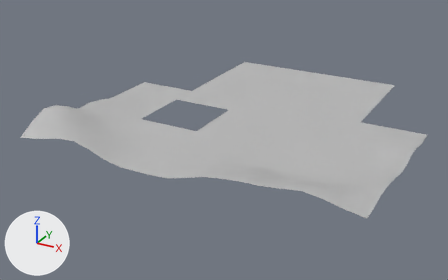
A saved change to the FBX model MovistarExperience/MovistarCity/SM_Floor/SM_Floor.fbx.
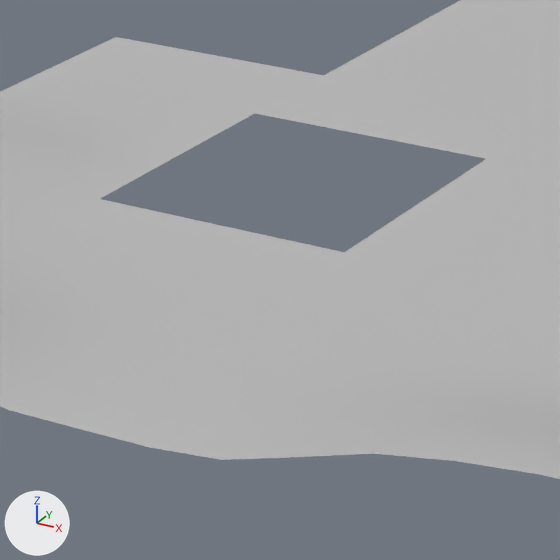
Old and new are each drawn whole from a 50 mm lens placed at (147.3, -256.7, 133.7), pointed at (-13.2, 35.0, -12.2) and again close up on the part from 26% to 55% of the width and 26% to 72% of the height. Every picture has the same lights, and +X, +Y and +Z are marked at lower left. Where no turn or scale is listed for an object, it has been applied to the vertices.

Objects in the first close-up: 'SM_Floor'.
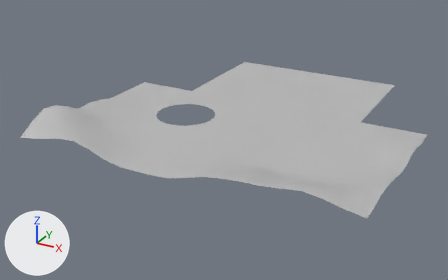
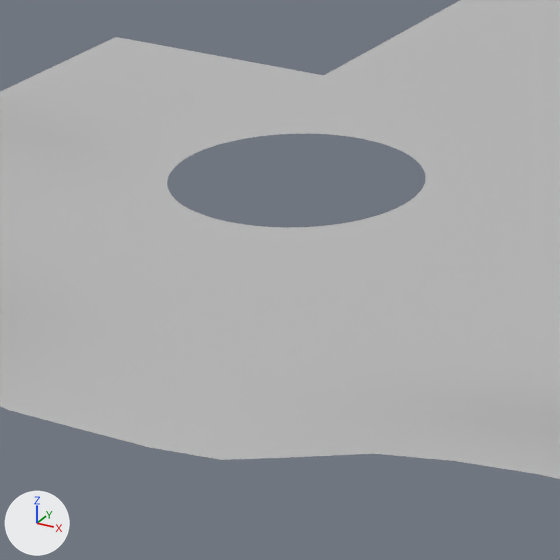
Pixel boxes (x1, y1, x2, y2) of what changed, in the close-ups (560 x 560 px):
part 1 of me_mesh, added
    after: (101, 114, 485, 252)

The change, as a list of edits to the scene's bpy script:
```text
Change me_mesh:
    used by ob_sm_floor; location = (0.0, 0.0, 0.0)
    remove me_mesh.from_pydata(...)  # 368 vertices, 320 faces; spans x -94.0..94.0, y -43.0..146.0, z 0.0..13.0
    add me_mesh.from_pydata(...)  # 448 vertices, 416 faces; spans x -94.0..94.0, y -43.0..146.0, z 0.0..13.0
    me_mesh part 1
    80 vertices are added at x -55.0..-20.0, y 15.0..50.0, z 0.0
    96 new faces join them
```
